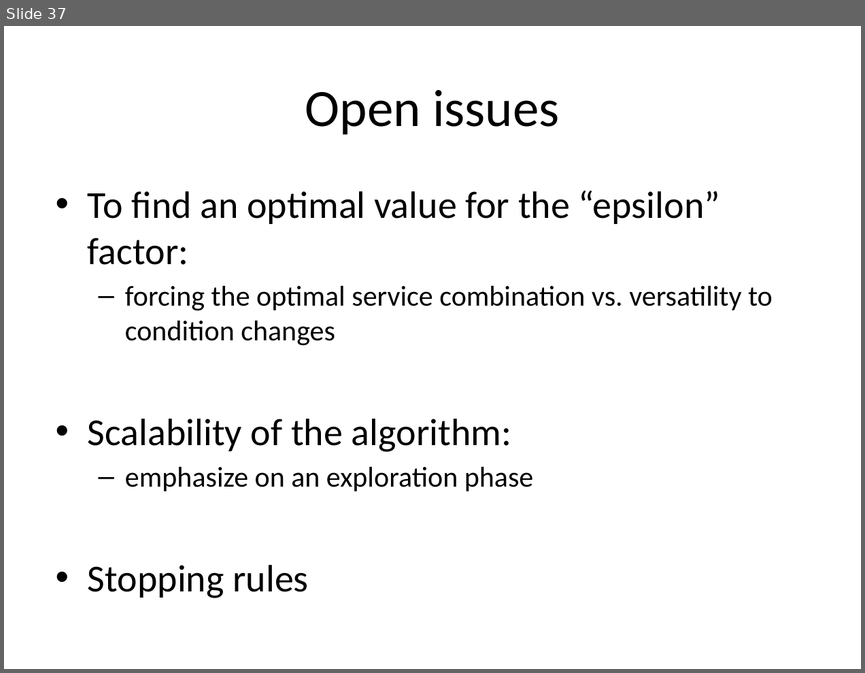
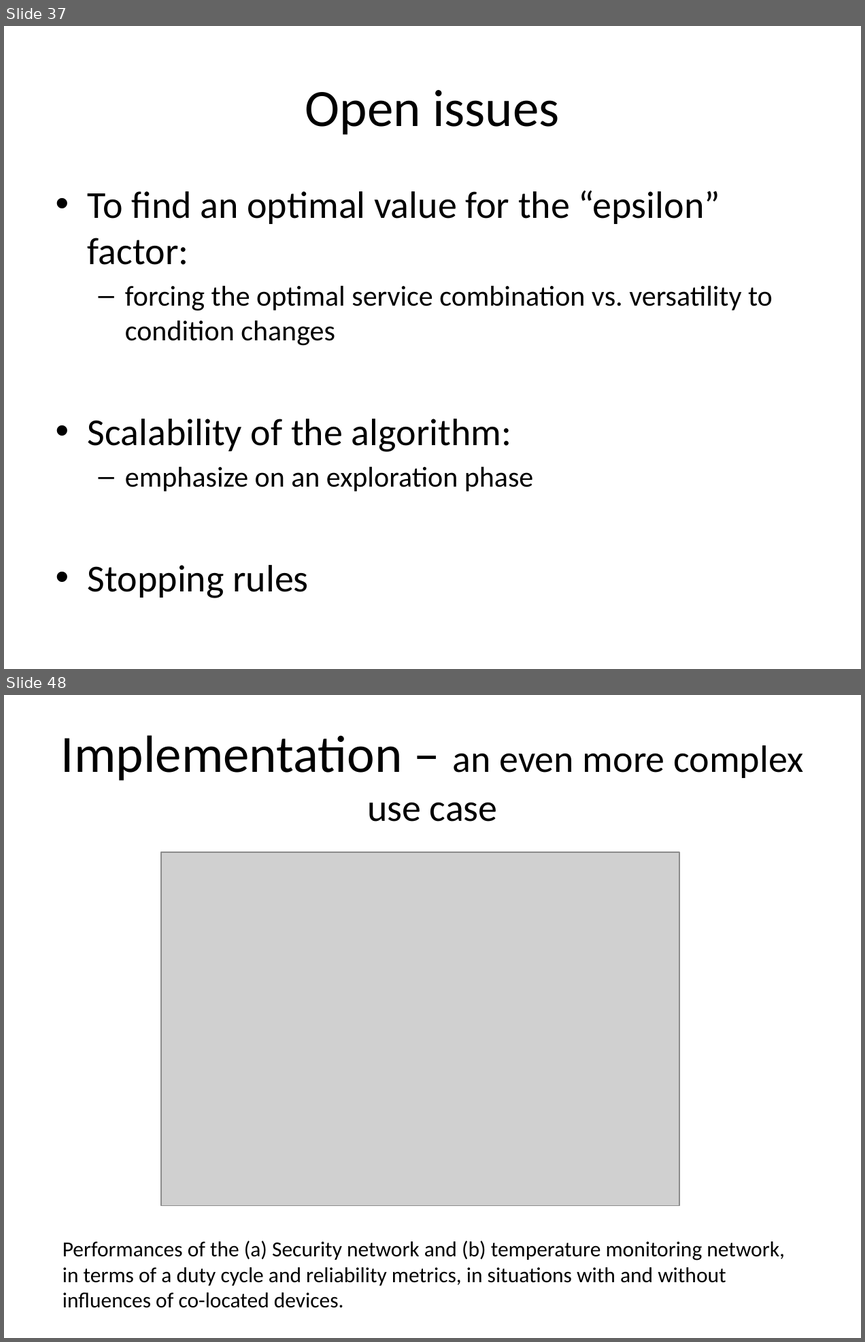
Before and after one commit to ro1208984/learning.java, a slide deck: Mobile Day presentation.pptx. Shown one above the other, each under a label of ours: slide 37 before the commit, slides 37 and 48 after it; the slides between them are not shown. The pictures are 865x673 and 865x1342 pixels, drawn with LibreOffice and Linux fonts; fonts in the diff are those of the drawing; grey boxes stand for pictures. Boxes give left, top, right and bottom in pixels: in the first picture for what was removed or moved away, otherwise in the second. Text is boxed around its words. In the diff, an @@ line names an element or a change of style, - is before the commit and + after.

```diff
--- a/Mobile Day presentation.pptx
+++ b/Mobile Day presentation.pptx
@@ slide 48 added at box(4, 695, 861, 1338), background #FFFFFF @@
@@ title added at box(61, 735, 803, 821), 32 pt, text #000000 @@
+Implementation – an even more complex use case
@@ picture added at box(161, 852, 679, 1205) @@
@@ text added at box(62, 1240, 785, 1308), 18 pt, text #000000 @@
+Performances of the (a) Security network and (b) temperature monitoring network,
+in terms of a duty cycle and reliability metrics, in situations with and without
+influences of co-located devices.
```
Also in this commit, not shown: 6 slides changed, 5 other slides added.
